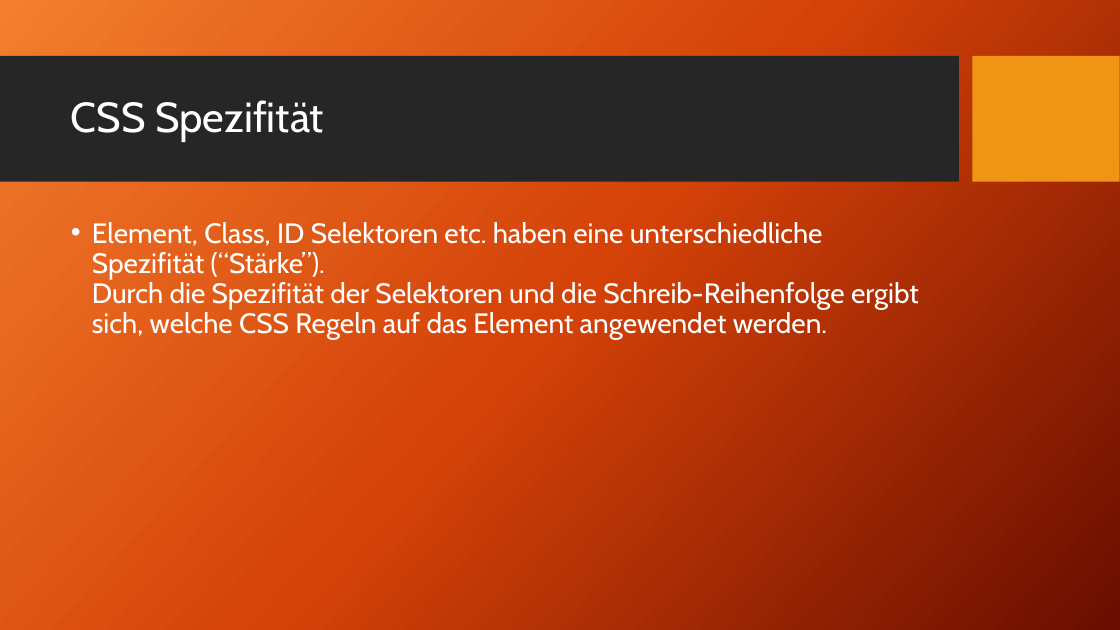
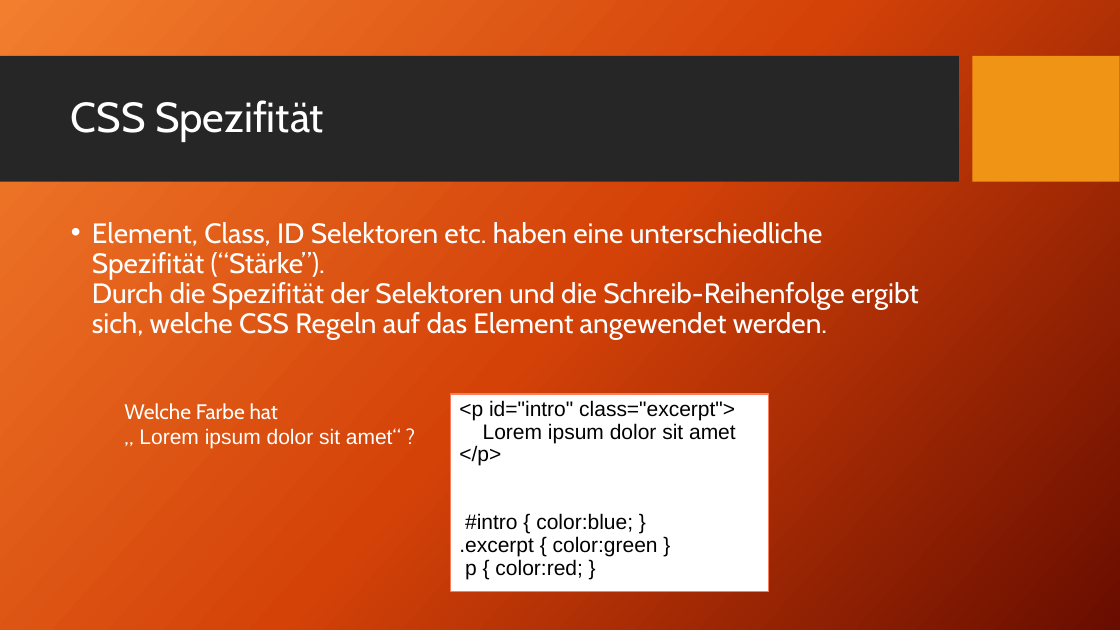
Before and after one commit to TomFrey/htmlCssBasicUebungen, a slide deck: slide 56 of htmlSchulung.pptx. Drawn at 1120x630 pixels with LibreOffice and Linux fonts; fonts in the diff are those of the drawing; background and template pictures are left out. Boxes give left, top, right and bottom in pixels: in the first picture for what was removed or moved away, otherwise in the second. Text is boxed around its words. In the diff, an @@ line names an element or a change of style, - is before the commit and + after.

Commit message:
Kleine Einstiegsdemo zur Spezifität hinzugefügt.

```diff
--- a/htmlSchulung.pptx
+++ b/htmlSchulung.pptx
@@ text added at [124,403,401,448], 18 pt, text #FFFFFF @@
+Welche Farbe hat
+„ Lorem ipsum dolor sit amet“ ?
@@ rectangle added at [451,394,769,592], fill #FFFFFF, outline #FA7E5C 1 pt, 18 pt, text #000000 @@
+<p id="intro" class="excerpt">
+Lorem ipsum dolor sit amet
+</p>
+#intro { color:blue; }
+.excerpt { color:green }
+p { color:red; }
```
Also in this commit, not shown: 6 other files.
